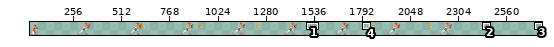
Two versions of one sprite sheet, Chef d'oeuvre/Sprites/attaquefeu.png. Above: a wide view before the commit, with the close-up outlined.
Close-up. Old version:
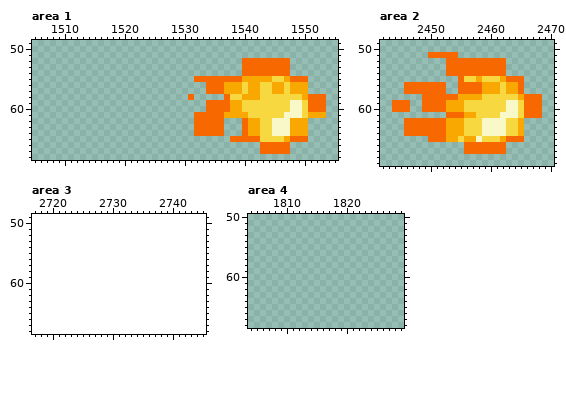
The file is 2475x107 pixels. Pixels under 10% opacity are left out. Colours within 5 levels of each other are drawn and written as one. Shown: area 1: x 1505..1555, y 49..68; area 2: x 2442..2470, y 49..69; area 3: x 2717..2745, y 49..68; area 4: x 1804..1829, y 50..68. The old version is drawn lined up with the new one, on the new canvas. The wide view leaves out empty margins. The commit also changed other parts of the picture, which this record leaves out.
New version:
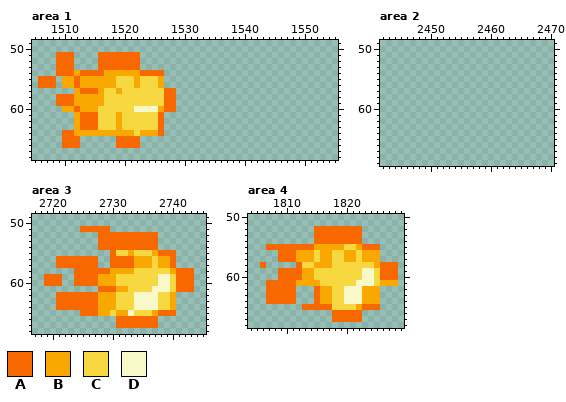
Palette (. is transparent): A #f86800  B #f8a800  C #f8d840  D #f8f8c8
What changed:
canvas 2475x107 -> 2750x107
Changed rows in their new state; - is an unchanged pixel.
Area 1:
first column x 1506:
51 ---AAA----AAAAAAA-------------------------------
52 ---AAA----AAAAAAA-----------------........------
53 ---AAA----AAAAAAA-----------------........------
54 ---AAABAAAABBBBBBAAAA-------------........------
55 AAA-BBABBBBBBCCCBCCCB-----...................---
56 AAA-BBABBBBBBCCCBCCCB-------.................---
57 ------BAAABCCBCCCCCCCAA-----.................---
58 ---AAABBBBBCCCCCCCCCCAA--.-----.................
59 ---AAABBBBBCCCCCCCCCCAA-----....................
60 ----BBABBBCCCCCCDDDDBAA-----....................
61 ------BAAACCCBCCCCCCA-----......................
62 ------BAAACCCBCCCCCCA-----.....---...........---
63 ------BAAACCCBCCCCCCA-----.....---...........---
64 ----AABBBBBBBBBBCBBBA-----.....---...........---
65 ----AAA------AAAA---------------.............---
66 ----AAA------AAAA--------------------.....------
67 -------------------------------------.....------
Area 2:
first column x 2444:
51 ------.....--------------
52 ---------..........------
53 ---------..........------
54 ---------..........------
55 -----------...........---
56 --.......--...........---
57 --.......--...........---
58 -----....................
59 ...--....................
60 ...--....................
61 ---------................
62 --....................---
63 --....................---
64 --....................---
65 ------................---
66 ------------.......------
67 ------------.......------
Area 3:
first column x 2719:
51 ------AAAAA--------------
52 ---------AAAAAAAAAA------
53 ---------AAAAAAAAAA------
54 ---------AAAAAAAAAA------
55 -----------ACCBCCCBAAA---
56 --AAAAAAA--AAAABBBCBBA---
57 --AAAAAAA--AAAABBBCBBA---
58 -----AAAAAABBBBCCCCCCBAAA
59 AAA--AAAABBBCCCCCCCDDCAAA
60 AAA--AAAABBBCCCCCCCDDCAAA
61 ---------AAABBCCCCDDDCAAA
62 --AAAAAAABBBCCCDDDDCCB---
63 --AAAAAAABBBCCCDDDDCCB---
64 --AAAAAAABBBCCCDDDDCCB---
65 ------AAABBCBBDCCCBAAA---
66 ------------AAAAAAA------
67 ------------AAAAAAA------
Area 4:
first column x 1806:
52 ---------AAAAAAAA------
53 ---------AAAAAAAA------
54 ---------AAAAAAAA------
55 -AAAAAAAABBBBBCCBAAA---
56 ---AAABBBCBBCCBBCBBB---
57 ---AAABBBCBBCCBBCBBB---
58 A-----ACCBBBCCCCCCCBAAA
59 ---AAAABBCCCCCCCCDDCAAA
60 ---AAAABBCCCCCCCCDDCAAA
61 -AAAAABBBBCCCCCCDDDCBBB
62 -AAAAA---ABBCCDDDBBB---
63 -AAAAA---ABBCCDDDBBB---
64 -AAAAA---ABBCCDDDBBB---
65 -------AAAAACCCCBAAA---
66 ------------AAAAA------
67 ------------AAAAA------
